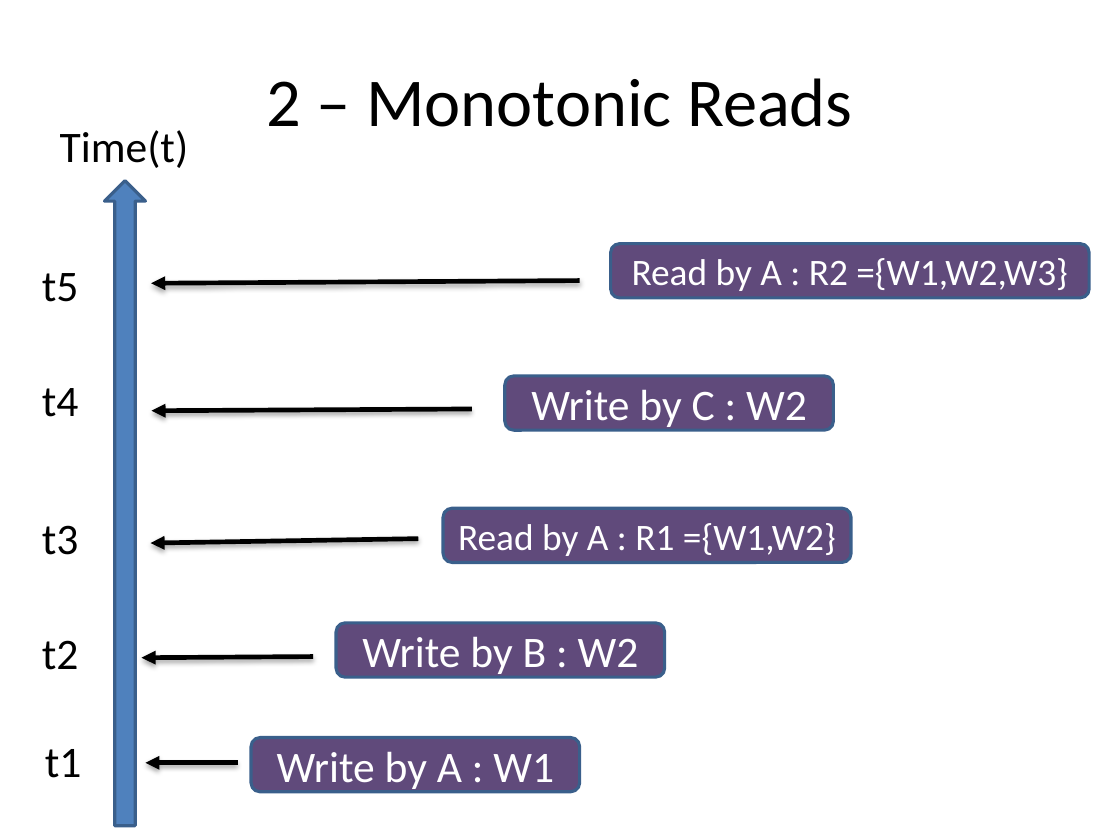
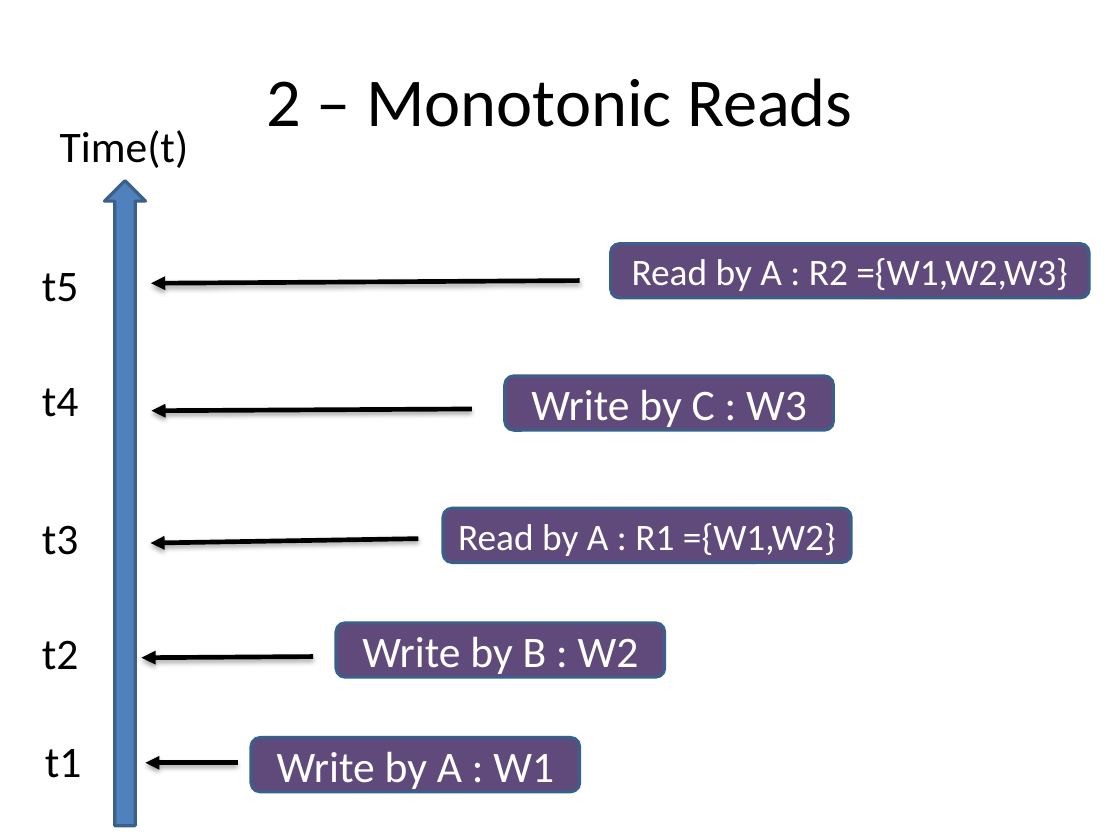
Before and after one commit to balidani/bomberman, a slide deck: slide 12 of presentation/slides_daniel.pptx. Drawn at 1120x840 pixels with LibreOffice and Linux fonts; fonts in the diff are those of the drawing. Boxes give left, top, right and bottom in pixels: in the first picture for what was removed or moved away, otherwise in the second. Text is boxed around its words. In the diff, an @@ line names an element or a change of style, - is before the commit and + after.

Commit message:
small change in slide: 2 – Monotonic Reads

```diff
--- a/presentation/slides_daniel.pptx
+++ b/presentation/slides_daniel.pptx
@@ text in rounded rectangle at [531, 389, 807, 427]: text changed @@
-Write by C : W2
+Write by C : W3
```
